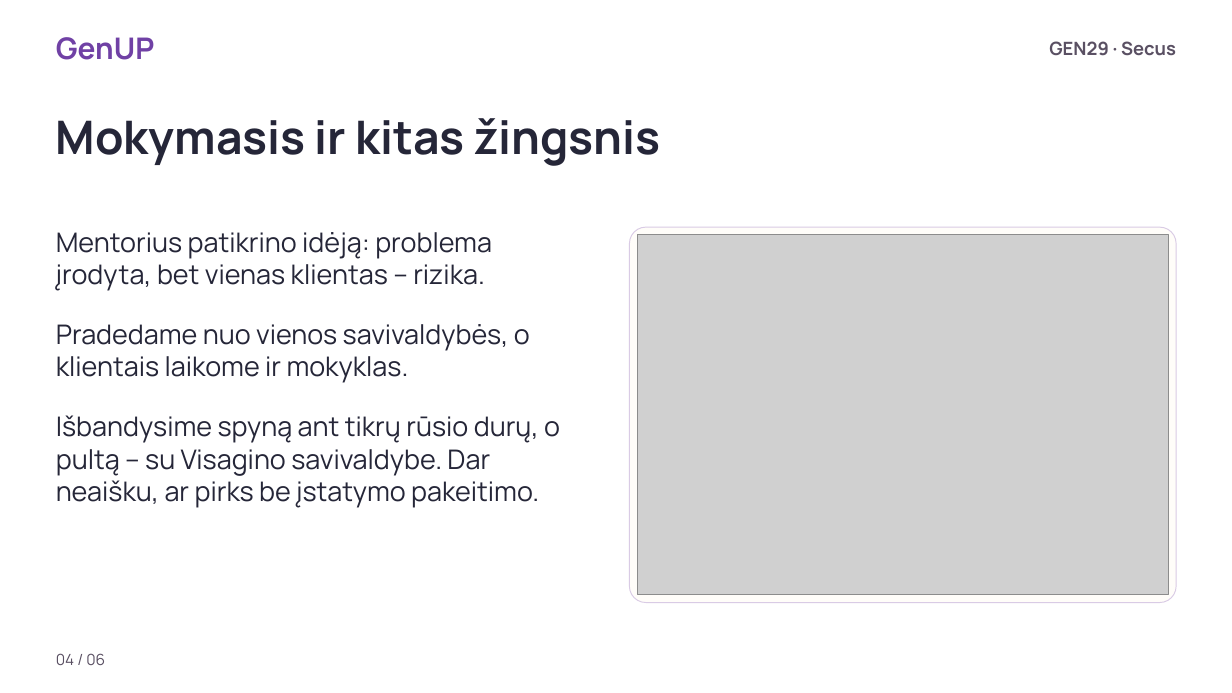
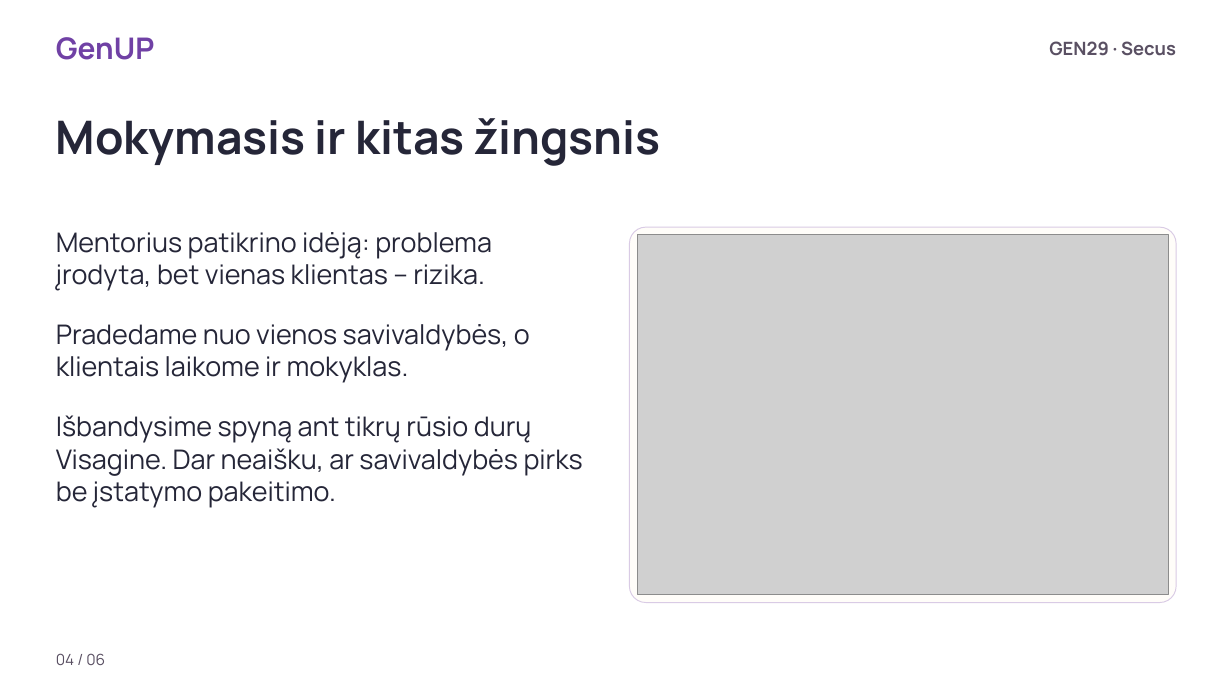
Before and after one commit to Clepperis/secus, a slide deck: slide 4 of pristatymas/GEN29_Secus_pristatymas.pptx. Drawn at 1232x693 pixels with LibreOffice and Linux fonts; fonts in the diff are those of the drawing; grey boxes stand for pictures; background and template pictures are left out. Boxes give left, top, right and bottom in pixels: in the first picture for what was removed or moved away, otherwise in the second. Text is boxed around its words. In the diff, an @@ line names an element or a change of style, - is before the commit and + after.

```diff
--- a/pristatymas/GEN29_Secus_pristatymas.pptx
+++ b/pristatymas/GEN29_Secus_pristatymas.pptx
@@ text at box(56, 415, 583, 508): text changed @@
-Išbandysime spyną ant tikrų rūsio durų, o pultą – su Visagino savivaldybe. Dar neaišku, ar pirks be įstatymo pakeitimo.
+Išbandysime spyną ant tikrų rūsio durų Visagine. Dar neaišku, ar savivaldybės pirks be įstatymo pakeitimo.
```
Also in this commit, not shown: 4 other slides changed, 19 other files.
